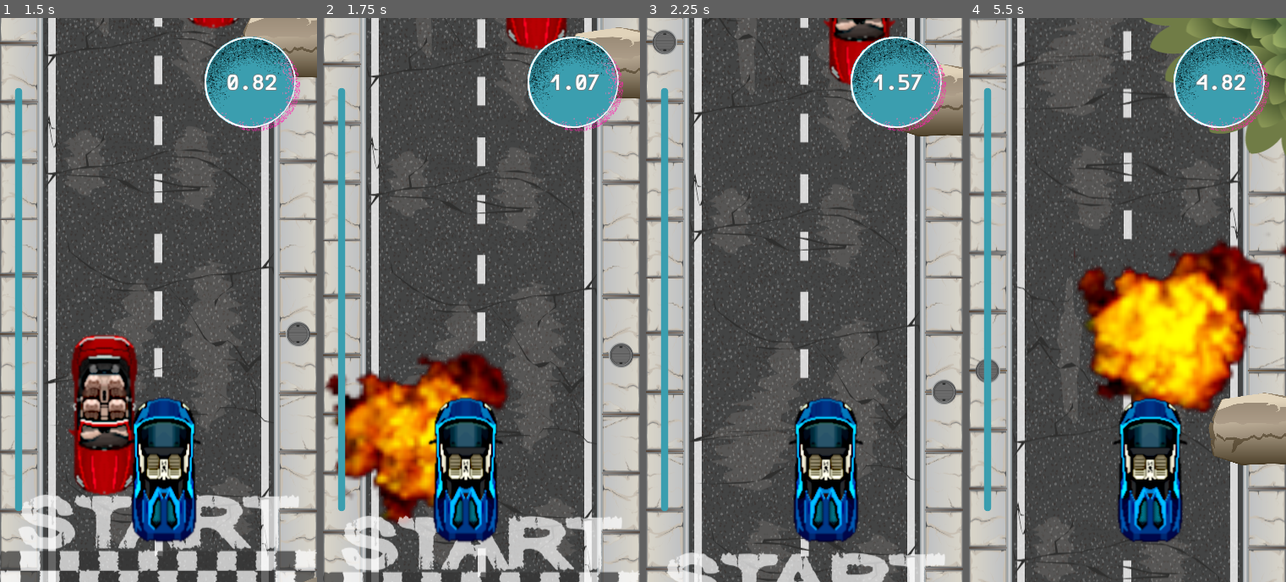
Above: before the commit, frames 1-4 (left to right).
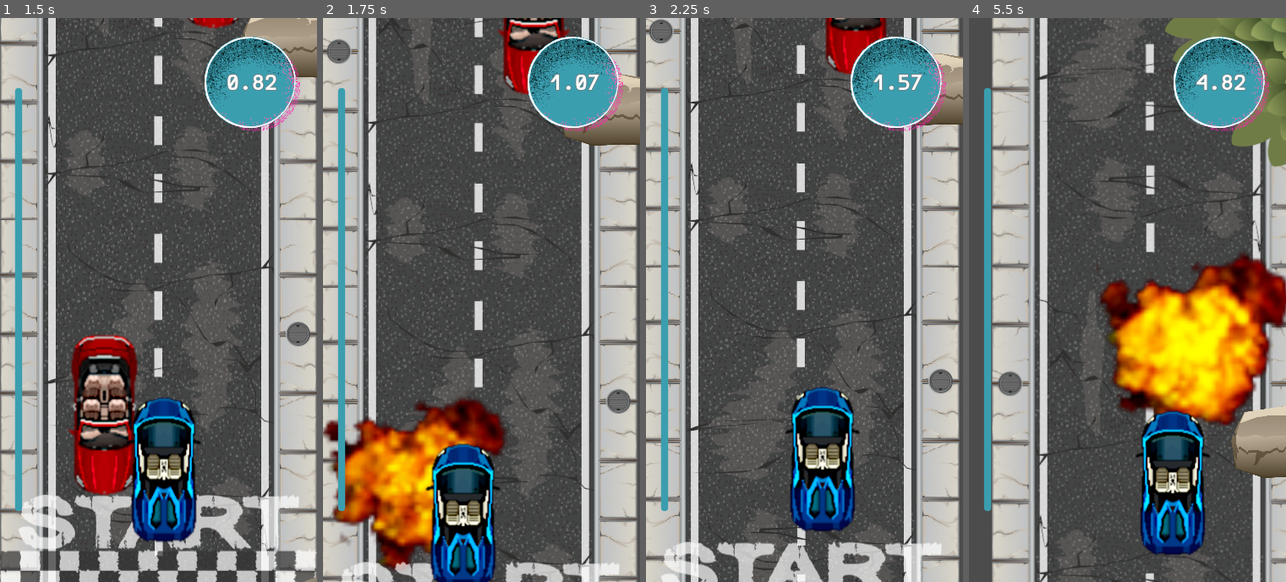
Above: after the commit, the same moments.

Repository: adngdb/coopjam
Game: Godot game, scene res://Levels/2_Level.tscn
Two runs of this game, one before a commit and one after it. Both use one fixed random seed, a clock stepped at 60 frames per second and the inputs below. This scene is started directly instead of the project's main scene.
Inputs (mouse positions are in pixels of both pictures, inside the frame that each line leads up to):
- Up to frame 1 (1.5 s): tap Enter at 0.5 s; move the mouse to (228, 271) at 0.52 s; hold Right (ui_right) 0.53-1.28 s; click (228, 271) at 0.6 s; move the mouse to (95, 328) at 1.27 s; hold Left (ui_left) from 1.28 s (still down); click (95, 328) at 1.35 s
- Up to frame 2 (1.75 s): keep holding Left (ui_left)
- Up to frame 3 (2.25 s): move the mouse to (836, 175) at 2.02 s; release Left (ui_left) at 2.03 s; hold Right (ui_right) from 2.03 s (still down); click (836, 175) at 2.1 s
- Up to frame 4 (5.5 s): move the mouse to (1111, 412) at 2.77 s; click (1111, 412) at 2.85 s; move the mouse to (1222, 384) at 3.52 s; release Right (ui_right) at 3.53 s; hold Left (ui_left) from 3.53 s (still down); click (1222, 384) at 3.6 s; move the mouse to (1032, 215) at 4.27 s; click (1032, 215) at 4.35 s; move the mouse to (1143, 300) at 5.02 s; click (1143, 300) at 5.1 s

Frame 1 is identical in both runs. In frame 2, 42% of the frame differs, in the area x 0-100%, y 0-100%; in frame 3, 31%; in frame 4, 50%.

Commit message:
Screen shake on collision.

Diff:
--- a/Qlas/Objects/PlayerCar/PlayerCar.gd
+++ b/Qlas/Objects/PlayerCar/PlayerCar.gd
@@ -4,9 +4,13 @@
 export var inc_speed := 150.0
 export var dec_speed := 300.0
 export var in_lane_pos := 65.0
+export var shake_strength := 1.0
 
 var speed := 0.0
 var motion = Vector2(0.0, -1.0)
+
+onready var camera = $Camera2D
+onready var cameraTween = camera.get_node("CameraTween")
 
 
 func _get_input():
@@ -73,6 +77,7 @@
 	if body.is_in_group("obstacle"):
 		speed = 0.0
 		$Crash.play()
+		screen_shake()
 		var explosion = body.get_node("Explosion")
 		body.get_node("sprite_car_red").set_visible(false)
 		explosion.set_visible(true)
@@ -92,3 +97,21 @@
 func _on_FinishDetector_body_entered(body):
 	GameS.finish_level()
 	LevelS.change_scene_to("MenuScreen")
+
+
+func screen_shake():
+	cameraTween.interpolate_method(
+		self, # Object on which to apply the tween
+		"disturb_offset", # Property to animate
+		shake_strength, # Start
+		0, # End
+		1, # Duration of the tween in seconds
+		Tween.TRANS_SINE, # Easing transformation
+		Tween.EASE_IN_OUT, # When to apply the easing function
+		0) # Delay
+	cameraTween.start()
+
+
+func disturb_offset(strength: float):
+	camera.offset_h = rand_range(-strength, strength)
+	camera.offset_v = rand_range(-strength, strength)
--- a/Qlas/Objects/PlayerCar/PlayerCar.tscn
+++ b/Qlas/Objects/PlayerCar/PlayerCar.tscn
@@ -40,6 +40,8 @@
 offset = Vector2( 0, -200 )
 current = true
 
+[node name="CameraTween" type="Tween" parent="Camera2D"]
+
 [node name="ObstacleDetector" type="Area2D" parent="."]
 collision_layer = 0
 collision_mask = 2
